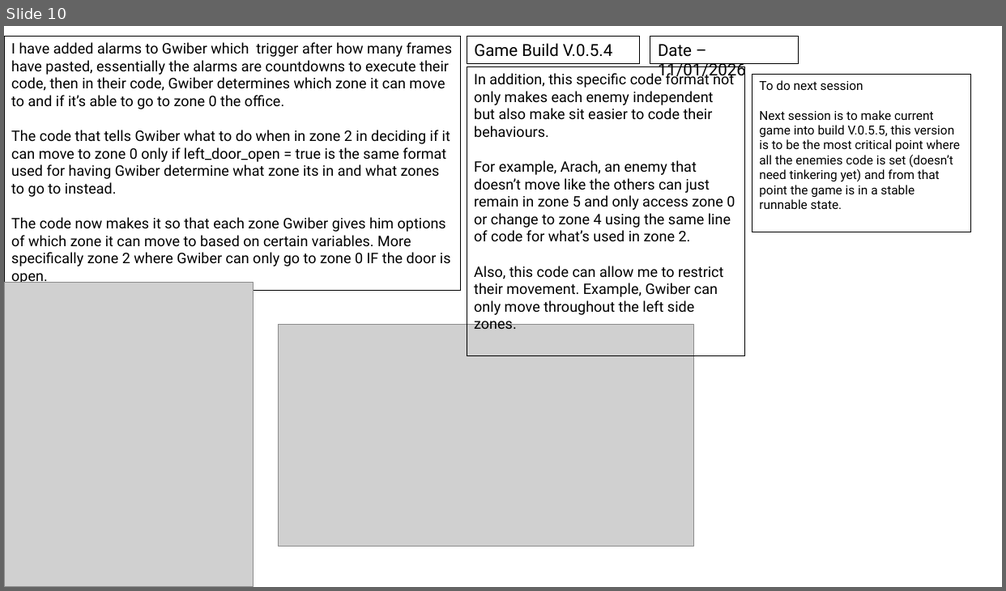
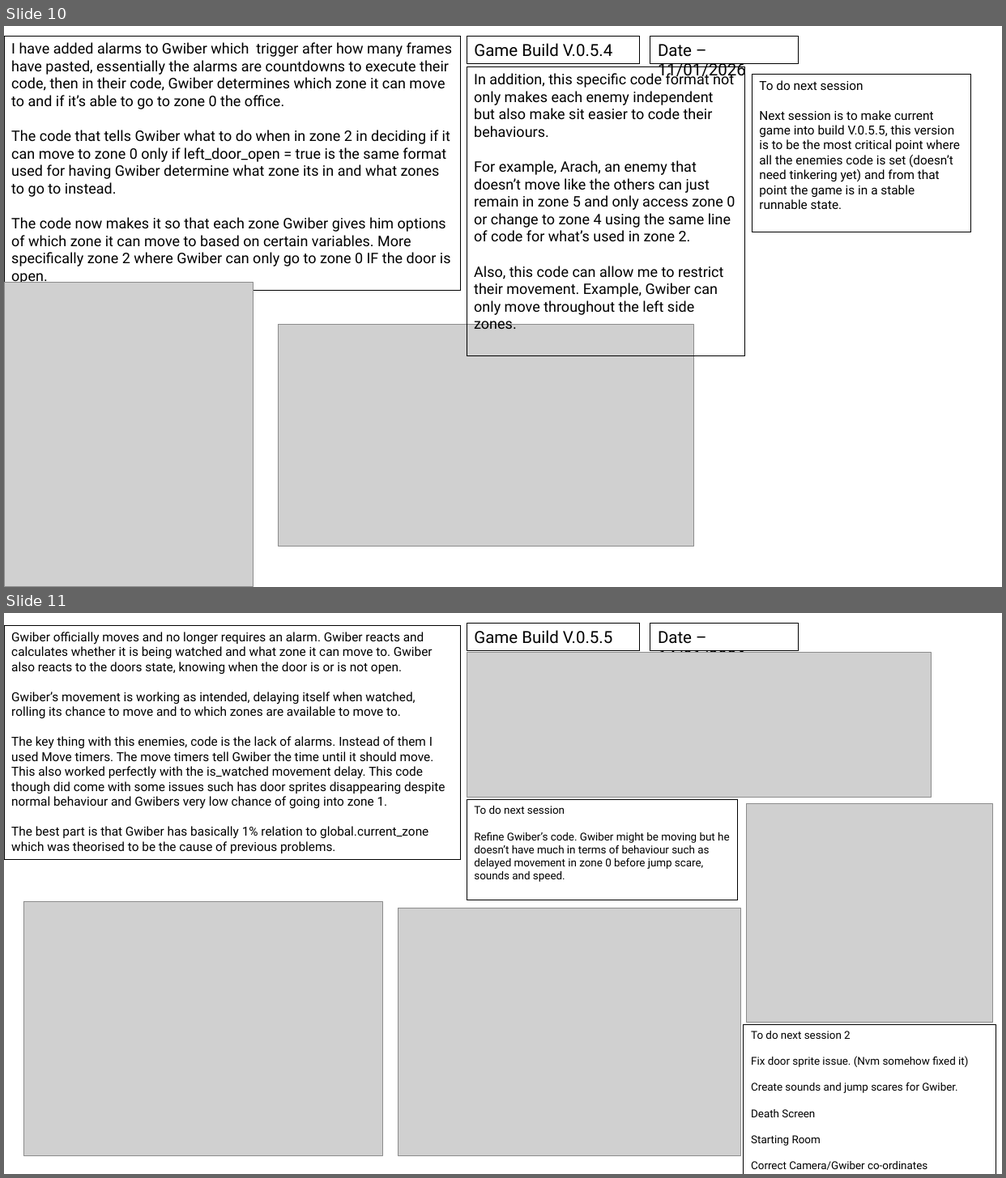
Before and after one commit to QuotedTrain5221/Critical-Failure-3, a slide deck: Logs/Development Log and Alpha Testing.pptx. Shown one above the other, each under a label of ours: slide 10 before the commit, slides 10 and 11 after it. The pictures are 1006x591 and 1006x1178 pixels, drawn with LibreOffice and Linux fonts; fonts in the diff are those of the drawing; grey boxes stand for pictures. Boxes give left, top, right and bottom in pixels: in the first picture for what was removed or moved away, otherwise in the second. Text is boxed around its words. In the diff, an @@ line names an element or a change of style, - is before the commit and + after.

Commit message:
Critical Failure V.0.6+
Just some minor additions but Enemy Gwiber isn't 100% at this moment.

```diff
--- a/Logs/Development Log and Alpha Testing.pptx
+++ b/Logs/Development Log and Alpha Testing.pptx
@@ slide 11 added at <box>4,613,1002,1174</box>, background #FFFFFF @@
@@ rectangle added at <box>4,626,461,860</box>, outline #000000 0.75 pt, 12 pt, text #000000 @@
+Gwiber officially moves and no longer requires an alarm. Gwiber reacts and calculates whether it is being watched and what zone it can move to. Gwiber also reacts to the doors state, knowing when the door is or is not open.
+Gwiber’s movement is working as intended, delaying itself when watched, rolling its chance to move and to which zones are available to move to.
+The key thing with this enemies, code is the lack of alarms. Instead of them I used Move timers. The move timers tell Gwiber the time until it should move. This also worked perfectly with the is_watched movement delay. This code though did come with some issues such has door sprites disappearing despite normal behaviour and Gwibers very low chance of going into zone 1.
+The best part is that Gwiber has basically 1% relation to global.current_zone which was theorised to be the cause of previous problems.
@@ rectangle added at <box>467,623,640,650</box>, outline #000000 0.75 pt, 16 pt, text #000000 @@
+Game Build V.0.5.5
@@ rectangle added at <box>650,623,799,650</box>, outline #000000 0.75 pt, 16 pt, text #000000 @@
+Date – 14/01/2026
@@ picture added at <box>467,652,931,798</box> @@
@@ rectangle added at <box>467,800,738,901</box>, outline #000000 0.75 pt, 10.5 pt, text #000000 @@
+To do next session
+Refine Gwiber’s code. Gwiber might be moving but he doesn’t have much in terms of behaviour such as delayed movement in zone 0 before jump scare, sounds and speed.
@@ picture added at <box>747,804,993,1023</box> @@
@@ picture added at <box>24,902,383,1157</box> @@
@@ picture added at <box>398,909,740,1157</box> @@
@@ rectangle added at <box>744,1024,996,1174</box>, outline #000000 0.75 pt, 10.5 pt, text #000000 @@
+To do next session 2
+Fix door sprite issue. (Nvm somehow fixed it)
+Create sounds and jump scares for Gwiber.
+Death Screen
+Starting Room
+Correct Camera/Gwiber co-ordinates
```
Also in this commit, not shown: 1 slide changed, 34 other files.
